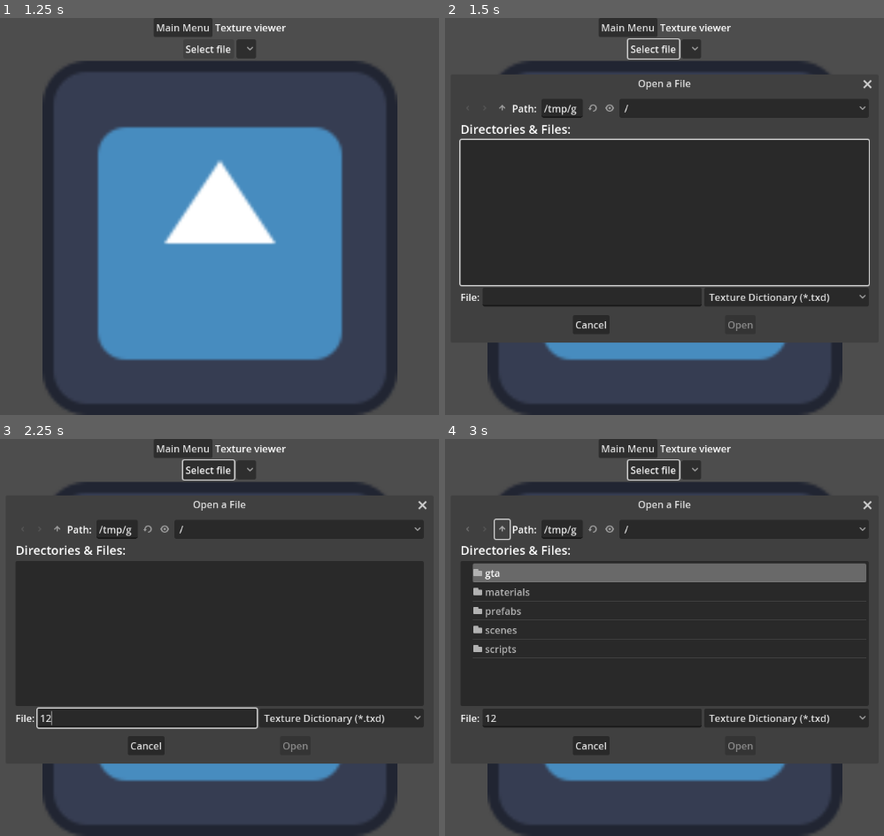
Above: before the commit, frames 1-4 (two rows, left to right).
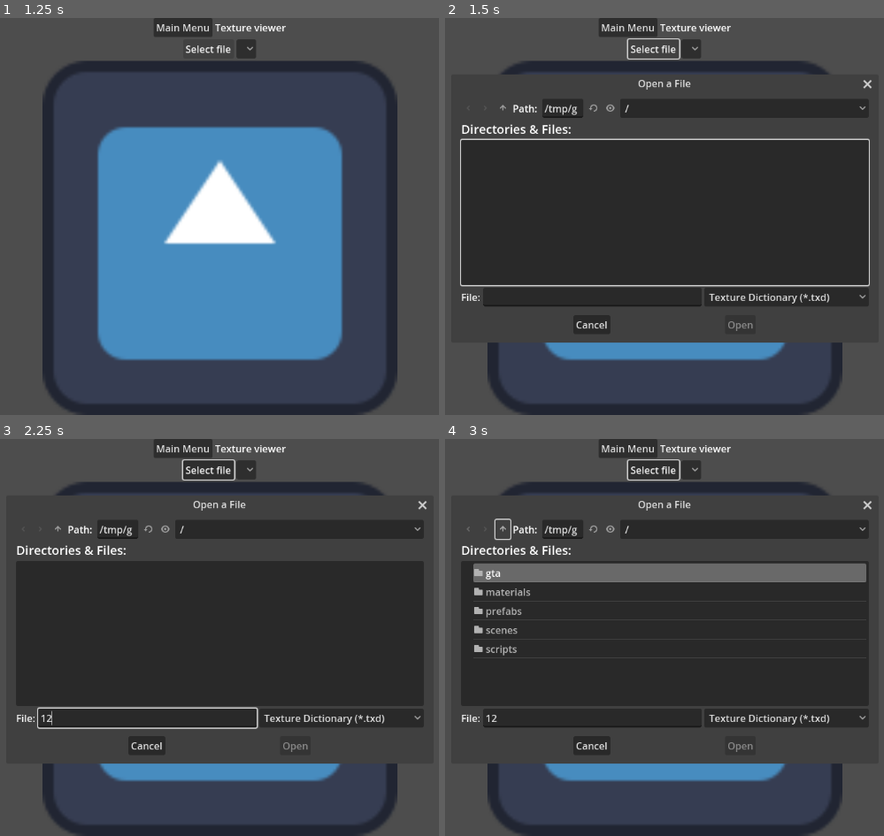
Above: after the commit, the same moments.

Repository: FOSS-Supremacy/OpenLiberty
Game: Godot game, scene res://startup.tscn
The game is run twice, just before and just after one commit, with the same random seed, the same clock (stepped at 60 frames per second) and the same inputs. The engine's default icon, where the game draws it, is replaced by a stand-in: a white triangle on a blue panel in a dark square.
Inputs (mouse positions are in pixels of both pictures, inside the frame that each line leads up to):
- Up to frame 1 (1.25 s): click "Texture viewer" at 0.5 s
- Up to frame 2 (1.5 s): click "Select file" at 1.25 s
- Up to frame 3 (2.25 s): click (149, 716) at 2.02 s; type "12" at 2.1 s
- Up to frame 4 (3 s): click (502, 530) at 2.75 s

Frame 1 is identical in both runs. In frame 2, 0.7% of the frame differs, in the area x 3-42%, y 21-79%; in frame 3, 0.6%; in frame 4, 1.0%, in the area x 3-42%, y 20-79%.
Error in both runs: Assertion failed: 0 (res://scripts/game_manager.gd:28)

Commit message:
Got more textures loaded

Diff:
--- a/scripts/map_builder.gd
+++ b/scripts/map_builder.gd
@@ -7,7 +7,6 @@
 var map: Node3D
 
 @onready var _assetfile := GameManager.get_asset_fileaccess() as FileAccess
-@onready var textures := RWTextureDict.new(GameManager.open_file("models/generic.txd", FileAccess.READ))
 
 
 func load_map_data() -> void:
@@ -54,6 +53,7 @@
 	match section:
 		"inst":
 			var instance := IPLInstance.new()
+			instance.id = tokens[0].to_int()
 			instance.model_name = tokens[1].to_lower()
 
 			instance.position = Vector3(
@@ -101,17 +101,33 @@
 
 
 func spawn_instance(ipl_inst: IPLInstance):
-	_assetfile.seek(GameManager.assets[ipl_inst.model_name + ".dff"].offset)
+	var obj := objects[ipl_inst.id] as IDEObject
+	_assetfile.seek(GameManager.assets[obj.model_name.to_lower() + ".dff"].offset)
 	var glist := RWClump.new(_assetfile).geometry_list
-
 
 	if glist.geometries.size() > 0:
 		var instance := MeshInstance3D.new()
-		instance.mesh = glist.geometries[0].mesh
+		var geometry := glist.geometries[0] as RWGeometry
+
+		instance.mesh = geometry.mesh
 		instance.position = ipl_inst.position
 		instance.scale = ipl_inst.scale
 		instance.quaternion = ipl_inst.rotation
 
-		instance.material_override = StandardMaterial3D.new()
+		var material := geometry.material_list.materials[0] as RWMaterial
+		instance.material_override = material.material
+
+		if material.is_textured:
+			var txd: RWTextureDict
+
+			if obj.txd_name == "generic":
+				txd = RWTextureDict.new(GameManager.open_file("models/generic.txd", FileAccess.READ))
+			else:
+				_assetfile.seek(GameManager.assets[obj.txd_name.to_lower() + ".txd"].offset)
+				txd = RWTextureDict.new(_assetfile)
+
+			for raster in txd.textures:
+				if material.texture.texture_name.string.to_lower() == raster.name:
+					instance.material_override.albedo_texture = ImageTexture.create_from_image(raster.image)
 
 		map.add_child(instance)
